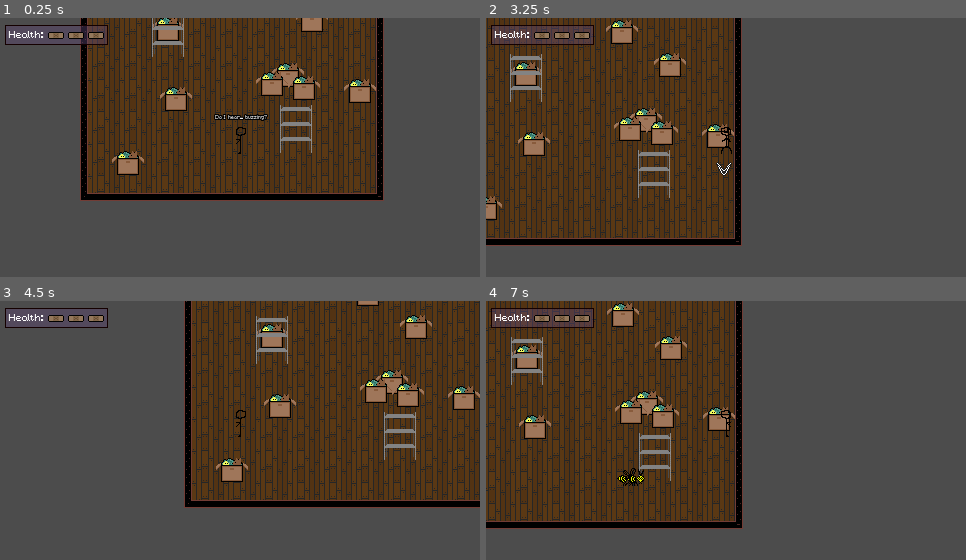
Above: before the commit, frames 1-4 (two rows, left to right).
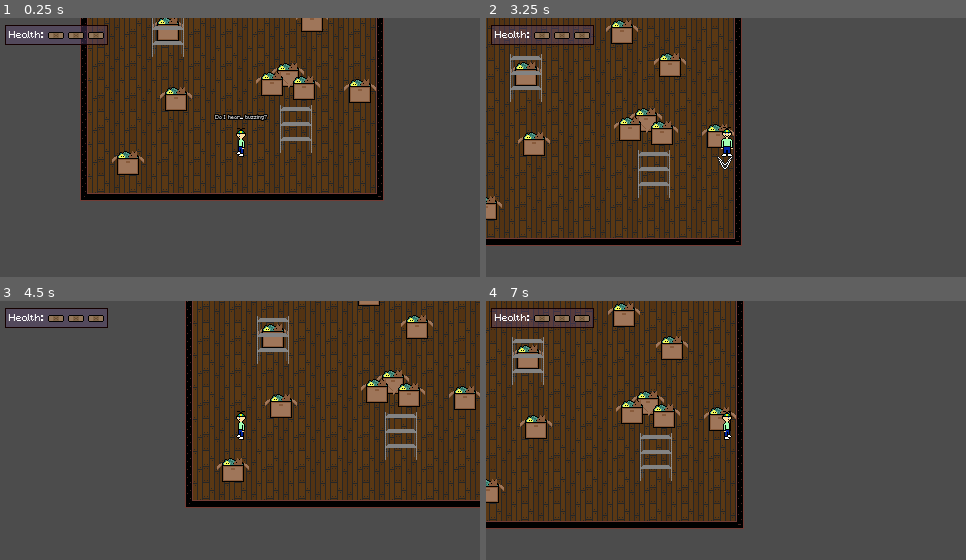
Above: after the commit, the same moments.

Repository: robwhitaker/ludum-dare-48
Game: Godot game, scene res://scenes/levels/Level_04.tscn
Two runs of this game, one before a commit and one after it. Both use one fixed random seed, a clock stepped at 60 frames per second and the inputs below. This scene is started directly instead of the project's main scene.
Inputs (mouse positions are in pixels of both pictures, inside the frame that each line leads up to):
- Up to frame 1 (0.25 s): no input
- Up to frame 2 (3.25 s): tap Enter (ui_accept) at 0.5, 0.77, 1.25, 1.52, 2, 2.75, 3.02 s; move the mouse to (831, 139) at 0.52 s; hold D (move_right) 0.53-1.28 s; click (831, 139) at 0.67 s; move the mouse to (630, 165) at 1.27 s; hold S (move_down) 1.28-2.03 s; move the mouse to (774, 93) at 2.02 s; hold D (move_right) 2.03-2.78 s; move the mouse to (702, 207) at 2.77 s; hold W (move_up) from 2.78 s (still down); click (702, 207) at 2.92 s
- Up to frame 3 (4.5 s): move the mouse to (384, 477) at 3.52 s; release W (move_up) at 3.53 s; hold A (move_left) from 3.53 s (still down); tap Enter (ui_accept) at 3.77 s; move the mouse to (96, 394) at 4.27 s
- Up to frame 4 (7 s): tap Enter (ui_accept) at 4.52, 6.02, 6.77 s; move the mouse to (750, 435) at 5.02 s; release A (move_left) at 5.03 s; hold S (move_down) 5.03-5.78 s; click (750, 435) at 5.17 s; move the mouse to (654, 368) at 5.77 s; hold D (move_right) 5.78-6.53 s; move the mouse to (831, 422) at 6.52 s; hold W (move_up) from 6.53 s (still down)

The runs differ from the first frame. In frame 1, 0.2% of the frame differs, in the area x 49-52%, y 42-54%; in frame 2, 0.3%; in frame 3, 19%, in the area x 38-100%, y 0-80%; in frame 4, 18%.

Commit message:
Add real player sprite finally

Diff:
--- a/scenes/characters/Player.tscn
+++ b/scenes/characters/Player.tscn
@@ -312,7 +312,7 @@
 parameters/Idle/blend_position = Vector2( 0, 0 )
 
 [node name="CollisionShape2D" type="CollisionShape2D" parent="."]
-position = Vector2( 0.106934, -0.563484 )
+position = Vector2( 0.801423, -0.662697 )
 rotation = 1.5708
 shape = SubResource( 24 )
 
@@ -322,7 +322,7 @@
 collision_mask = 0
 
 [node name="CollisionShape2D" type="CollisionShape2D" parent="Hurtbox"]
-position = Vector2( 0, 1.38898 )
+position = Vector2( 0.94252, 1.43859 )
 shape = SubResource( 25 )
 
 [node name="PlayerFullBody" type="Area2D" parent="."]
@@ -330,7 +330,7 @@
 collision_mask = 0
 
 [node name="CollisionShape2D" type="CollisionShape2D" parent="PlayerFullBody"]
-position = Vector2( 0.417137, -12.097 )
+position = Vector2( 0.863592, -11.3529 )
 shape = SubResource( 26 )
 
 [node name="BoomerangCatch" type="AudioStreamPlayer" parent="."]
--- a/scripts/characters/Player.gd
+++ b/scripts/characters/Player.gd
@@ -95,7 +95,8 @@
     if !recovering:
         var new_hp : int = State.player_hp - 1
         hurt_noise.play()
-        yield(get_tree().create_timer(0.5), "timeout")
+        if new_hp <= 0:
+            yield(get_tree().create_timer(0.5), "timeout")
         Event.emit_signal("player_hp_changed", State.player_hp, new_hp)
         State.player_hp = new_hp
         if new_hp <= 0:
Binary file changed: assets/images/characters/player.png
Not shown, changed: asset_projects/sprites/player.kra
